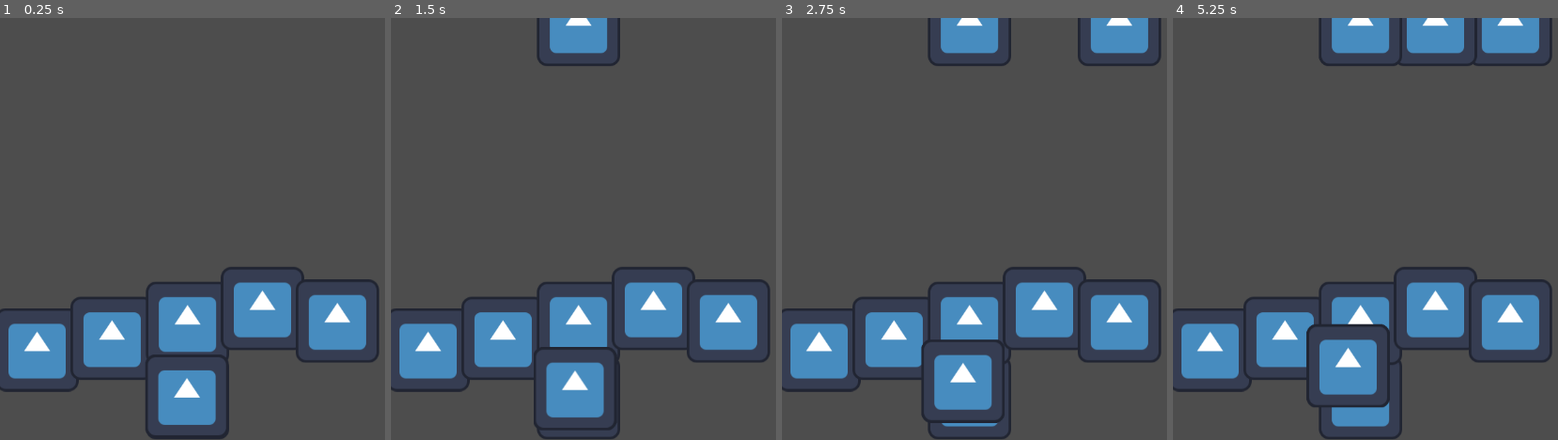
Above: before the commit, frames 1-4 (left to right).
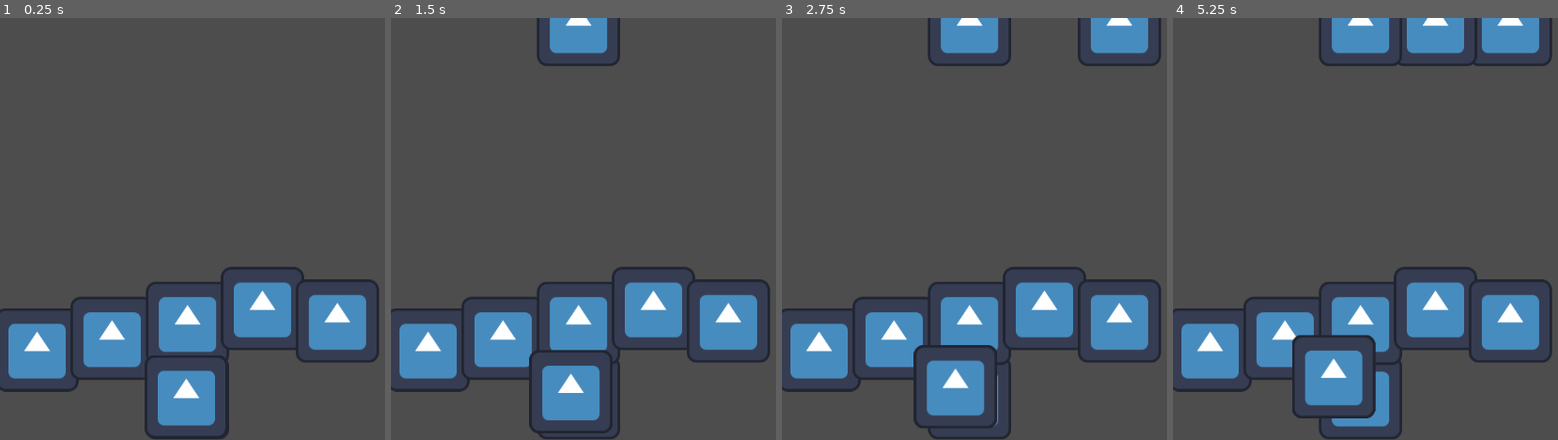
Above: after the commit, the same moments.

Repository: G36maid/GGJ25-kh-teamC
Game: Godot game, scene res://sences/game.tscn
Two runs of this game, one before a commit and one after it. Both use one fixed random seed, a clock stepped at 60 frames per second and the inputs below. The engine's default icon, where the game draws it, is replaced by a stand-in: a white triangle on a blue panel in a dark square.
Inputs:
- Up to frame 1 (0.25 s): no input
- Up to frame 2 (1.5 s): tap Enter (send_cmd) at 0.5, 1.35 s; hold Enter (send_cmd) 0.53-1.28 s
- Up to frame 3 (2.75 s): hold Enter (send_cmd) from 2.03 s (still down)
- Up to frame 4 (5.25 s): release Enter (send_cmd) at 2.78 s; tap Enter (send_cmd) at 2.85, 4.35 s; hold Enter (send_cmd) 3.53-4.28 s; hold Enter (send_cmd) from 5.03 s (still down)

The runs differ from the first frame. In frame 1, 0.2% of the frame differs, in the area x 37-58%, y 79-100%; in frame 2, 1.6%; in frame 3, 2.3%; in frame 4, 3.8%, in the area x 30-57%, y 72-95%.

Commit message:
feat(deliverer): get target pos from scene tree

Diff:
--- a/scripts/deliverer.gd
+++ b/scripts/deliverer.gd
@@ -2,6 +2,8 @@
 extends Node2D
 
 @export var speed: int = 10
+
+@onready var ally_parent = $/root/game/allys
 
 enum State {
 	Idle,
@@ -62,17 +64,7 @@
 func exec_goto(command: PackedStringArray) -> State:
 	var target: String = command[1]
 	# TODO: convert target to pos
-	var target_pos := position
-	match target:
-		"ally1":
-			target_pos = Vector2(100, 100)
-		"ally2":
-			target_pos = Vector2(200, 200)
-		"hq":
-			target_pos = Vector2(0, 0)
-		_:
-			printerr("Unknown target: ", target)
-			return State.Idle
+	var target_pos := await _get_target_pos(target)
 
 	while (position - target_pos).length_squared() > 0.01:
 		# TODO: inject params?
@@ -83,6 +75,40 @@
 	if target == "hq":
 		return State.Idle
 	return State.Duty
+
+func _get_target_pos(target: String) -> Vector2:
+
+	# ally parent is null, fallback to debug position
+	if ally_parent == null:
+		printerr("Ally parent is null.")
+		match target:
+			"ally1":
+				return Vector2(100, 100)
+			"ally2":
+				return Vector2(200, 200)
+			"hq":
+				return Vector2(0, 0)
+			_:
+				printerr("Unknown target: ", target)
+				return position
+
+	var retry := 5
+	for _i in retry:
+		# find ally by name
+		for ally in ally_parent.get_children():
+			if ally.name == target:
+				return ally.position
+
+		# HACK: hard-coded path
+		var hq := get_node("/root/game/hq")
+		if hq != null and hq.name == target:
+			return hq.position
+
+		await get_tree().process_frame
+
+	var ally_names := ally_parent.get_children()
+	printerr("Ally not found: ", target, ally_names)
+	return position
 
 func exec_drop(command: PackedStringArray) -> State:
 	var resource: String = command[1]
